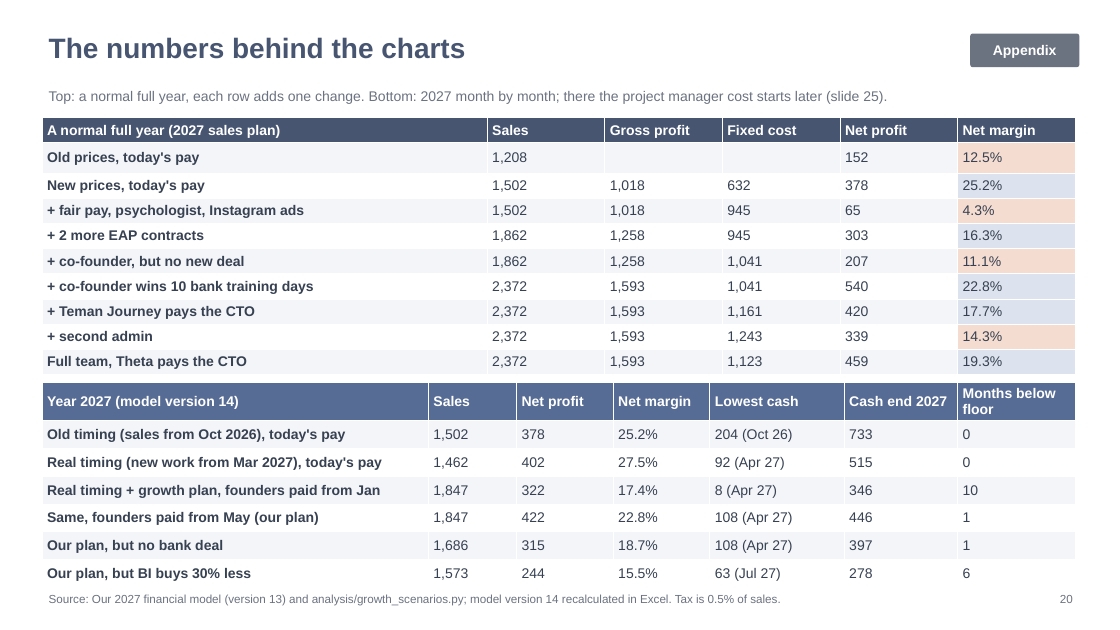
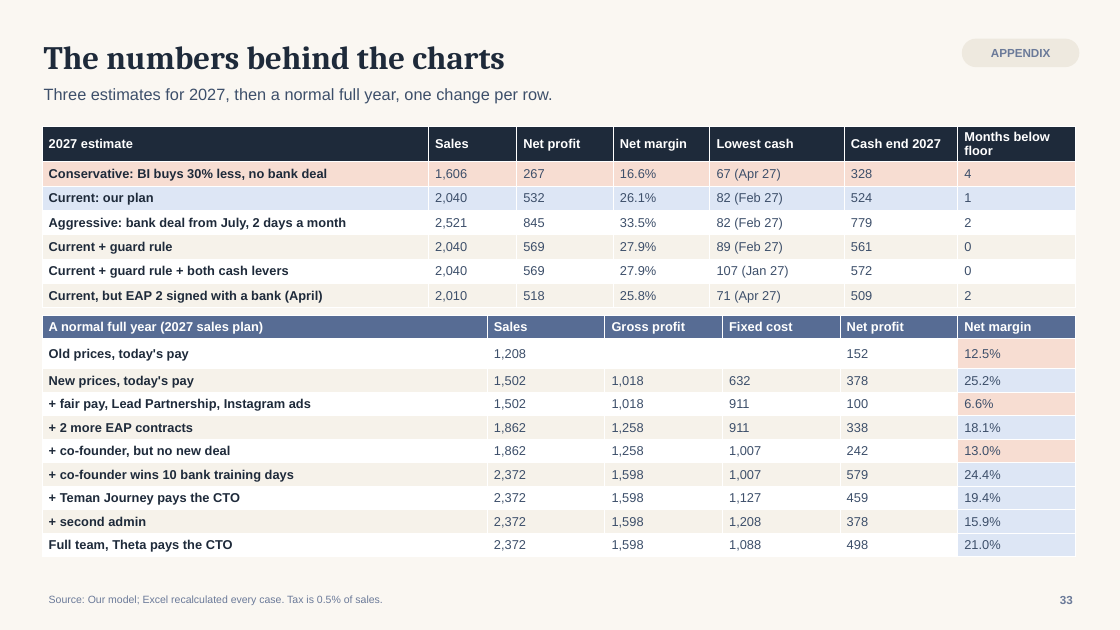
Before and after one commit to galihnxs/financial-estimations, a slide deck: slide 33 of TemanJourney_Growth_Recommendation.pptx (slide 20 before the commit). Drawn at 1120x630 pixels with LibreOffice and Linux fonts; fonts in the diff are those of the drawing. Boxes give left, top, right and bottom in pixels: in the first picture for what was removed or moved away, otherwise in the second. Text is boxed around its words. In the diff, an @@ line names an element or a change of style, - is before the commit and + after.

```diff
--- a/TemanJourney_Growth_Recommendation.pptx
+++ b/TemanJourney_Growth_Recommendation.pptx
@@ background #FFFFFF to #FAF7F2 @@
@@ text "The numbers behind the charts" at (44,46,505,70): size 24 to 28 pt, font Arial to Cambria, text colour #475571 to #1E2A3A; vertical alignment top to middle @@
@@ rounded rectangle "APPENDIX": place and size @@
-rounded rectangle "APPENDIX" at (970,34,1080,67)
+rounded rectangle "APPENDIX" at (962,39,1080,67)
@@ rounded rectangle "APPENDIX" at (962,39,1080,67): fill #6B7280 to #EEE9DF; proportions changed @@
@@ text in rounded rectangle at (991,49,1050,57): text changed; size 12 to 10 pt; text colour #FFFFFF to #6B7A99 @@
-Appendix
+APPENDIX
@@ text at (44,88,553,104): text changed; size 12 to 14 pt; text colour #6B7280 to #3D4F6A @@
-Top: a normal full year, each row adds one change. Bottom: 2027 month by month; there the project manager cost starts later (slide 25).
+Three estimates for 2027, then a normal full year, one change per row.
@@ table added at (42,126,1075,307), 7 rows, 7 columns @@
+2027 estimate | Sales | Net profit | Net margin | Lowest cash | Cash end 2027 | Months below floor
+Conservative: BI buys 30% less, no bank deal | 1,606 | 267 | 16.6% | 67 (Apr 27) | 328 | 4
+Current: our plan | 2,040 | 532 | 26.1% | 82 (Feb 27) | 524 | 1
+Aggressive: bank deal from July, 2 days a month | 2,521 | 845 | 33.5% | 82 (Feb 27) | 779 | 2
+Current + guard rule | 2,040 | 569 | 27.9% | 89 (Feb 27) | 561 | 0
+Current + guard rule + both cash levers | 2,040 | 569 | 27.9% | 107 (Jan 27) | 572 | 0
+Current, but EAP 2 signed with a bank (April) | 2,010 | 518 | 25.8% | 71 (Apr 27) | 509 | 2
@@ table at (42,315,1075,556) @@
-row 4: + fair pay, psychologist, Instagram ads | 1,502 | 1,018 | 945 | 65 | 4.3%
+row 4: + fair pay, Lead Partnership, Instagram ads | 1,502 | 1,018 | 911 | 100 | 6.6%
-row 5: + 2 more EAP contracts | 1,862 | 1,258 | 945 | 303 | 16.3%
+row 5: + 2 more EAP contracts | 1,862 | 1,258 | 911 | 338 | 18.1%
-row 6: + co-founder, but no new deal | 1,862 | 1,258 | 1,041 | 207 | 11.1%
+row 6: + co-founder, but no new deal | 1,862 | 1,258 | 1,007 | 242 | 13.0%
-row 7: + co-founder wins 10 bank training days | 2,372 | 1,593 | 1,041 | 540 | 22.8%
+row 7: + co-founder wins 10 bank training days | 2,372 | 1,598 | 1,007 | 579 | 24.4%
-row 8: + Teman Journey pays the CTO | 2,372 | 1,593 | 1,161 | 420 | 17.7%
+row 8: + Teman Journey pays the CTO | 2,372 | 1,598 | 1,127 | 459 | 19.4%
-row 9: + second admin | 2,372 | 1,593 | 1,243 | 339 | 14.3%
+row 9: + second admin | 2,372 | 1,598 | 1,208 | 378 | 15.9%
-row 10: Full team, Theta pays the CTO | 2,372 | 1,593 | 1,123 | 459 | 19.3%
+row 10: Full team, Theta pays the CTO | 2,372 | 1,598 | 1,088 | 498 | 21.0%
@@ fill #475571 to #576C94 in row 1 @@
@@ fill #F3F5F9 to #FFFFFF in 25 cells @@
@@ fill #F5DCD0 to #F7DDD2 in 3 cells @@
@@ fill #FFFFFF to #F6F2EA in 20 cells @@
@@ fill #DDE3EE to #DDE6F5 in 5 cells @@
@@ fill #F5DCD0 to #DDE6F5 in row 9, column 6 @@
@@ size 12 to 11 pt in "A normal full year (2027 sales plan)", "Sales", "Gross profit", "Fixed cost" and 28 more places @@
@@ text colour #374151 to #1E2A3A in "Old prices, today's pay", "New prices, today's pay", "+ 2 more EAP contracts", "+ co-founder, but no new deal" and 4 more places @@
@@ text colour #374151 to #3D4F6A in "1,208", "152", "12.5%", "1,502" and 14 more places @@
@@ table: place and size @@
-table at (42,118,1075,373)
+table at (42,315,1075,556)
@@ table removed at (42,382,1075,585), 7 rows, 7 columns @@
-Year 2027 (model version 14) | Sales | Net profit | Net margin | Lowest cash | Cash end 2027 | Months below floor
-Old timing (sales from Oct 2026), today's pay | 1,502 | 378 | 25.2% | 204 (Oct 26) | 733 | 0
-Real timing (new work from Mar 2027), today's pay | 1,462 | 402 | 27.5% | 92 (Apr 27) | 515 | 0
-Real timing + growth plan, founders paid from Jan | 1,847 | 322 | 17.4% | 8 (Apr 27) | 346 | 10
-Same, founders paid from May (our plan) | 1,847 | 422 | 22.8% | 108 (Apr 27) | 446 | 1
-Our plan, but no bank deal | 1,686 | 315 | 18.7% | 108 (Apr 27) | 397 | 1
-Our plan, but BI buys 30% less | 1,573 | 244 | 15.5% | 63 (Jul 27) | 278 | 6
@@ text at (49,595,382,605): text changed; size 10 to 9 pt; text colour #6B7280 to #6B7A99 @@
-Source: Our 2027 financial model (version 13) and analysis/growth_scenarios.py; model version 14 recalculated in Excel. Tax is 0.5% of sales.
+Source: Our model; Excel recalculated every case. Tax is 0.5% of sales.
@@ text at (1060,596,1073,604): text changed; text colour #6B7280 to #6B7A99; bold on @@
-20
+33
```
Also in this commit, not shown: 13 other slides changed, 26 slides added, 11 slides removed, 9 other files.
